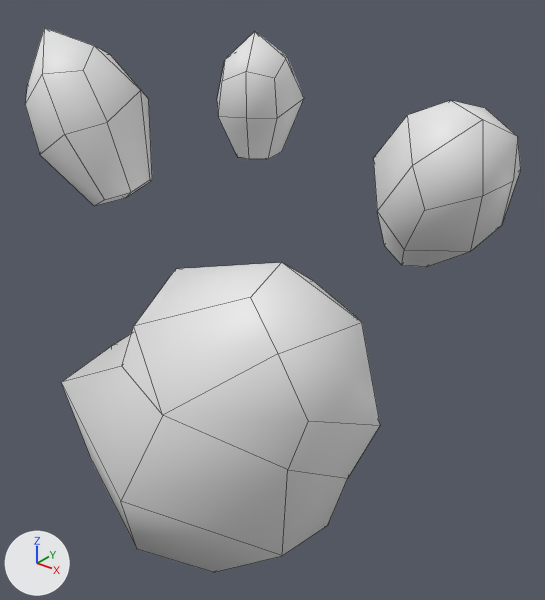
An edit to the FBX model Assets/Effect/Meshes/FXSM_K_Landmark_Gem01.FBX, drawn before and after from the same camera.
Before and after are seen from a 50 mm lens placed at (1.117, -1.143, 1.085), pointed at (0.135, 0.084, 0.324). The axes (+X, +Y, +Z) are drawn at lower left. The lights are the same throughout. Mesh edges are drawn as thin lines. Materials are left out; every surface is plain grey.

In view in the first picture: 'ST_Land_Mark_Gem'.
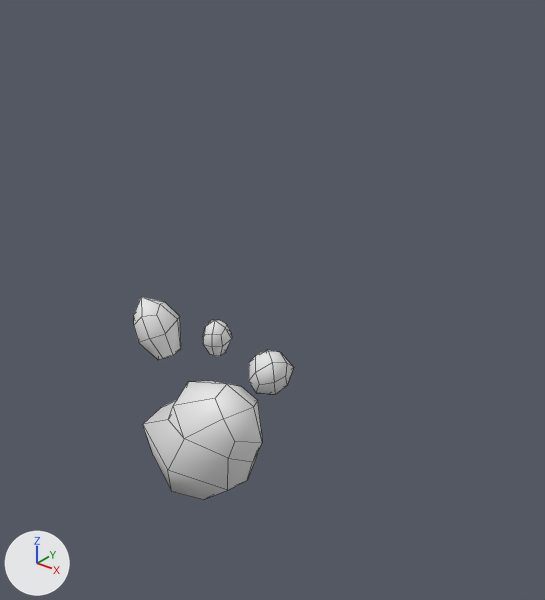
What differs and where, as boxes [x1, y1, x2, y2] in the pictures (545 x 600 px; the box of a moved part takes in the faces that stretch with it):
'ST_Land_Mark_Gem', reshaped, rescaled (68% narrower, 63% shorter)
    before: [25, 28, 521, 572]
    after: [134, 297, 294, 499]
part 1 of me_mesh, moved or reshaped
    before: [61, 262, 380, 572]
    after: [143, 381, 262, 499]
part 2 of me_mesh, moved or reshaped
    before: [25, 28, 152, 206]
    after: [134, 297, 181, 360]
part 3 of me_mesh, moved or reshaped
    before: [217, 32, 304, 159]
    after: [203, 320, 232, 356]
part 4 of me_mesh, moved or reshaped
    before: [373, 100, 521, 267]
    after: [249, 350, 294, 394]

The change in detail:
me_mesh has 115 vertices, 108 faces and spans x -20.2..27.3, y -18.4..36.4, z -11.1..11.9.
me_mesh is used by ob_st_land_mark_gem; location (0.0, 0.0, 0.0); rotation (1.571, 0.0, 0.0), in degrees (90, 0, 0); scale (0.0254, 0.0254, 0.0254).
me_mesh part 1: the loose piece of 37 vertices spanning x -13.3..18.4, y -18.4..18.4, z -11.1..11.9 is scaled about its middle by 1.05, then moved by (-3.6, -9.1, -0.4).
me_mesh part 2: the loose piece of 26 vertices spanning x -20.2..-9.6, y 18.8..35.1, z -6.4..4.6 is scaled about its middle by 1.05, then moved by (-3.6, -9.0, -0.4).
me_mesh part 3: the loose piece of 26 vertices spanning x 3.3..9.9, y 26.6..36.4, z -3.6..2.9 is scaled about its middle by 1.05, then moved by (-3.5, -9.0, -0.4).
me_mesh part 4: the loose piece of 26 vertices spanning x 17.3..27.3, y 20.8..33.3, z -5.7..4.9 is scaled about its middle by 1.05, then moved by (-3.5, -9.0, -0.4).
Object 'ST_Land_Mark_Gem' (ob_st_land_mark_gem) is rescaled from (0.0254, 0.0254, 0.0254) to (0.01, 0.01, 0.01).
